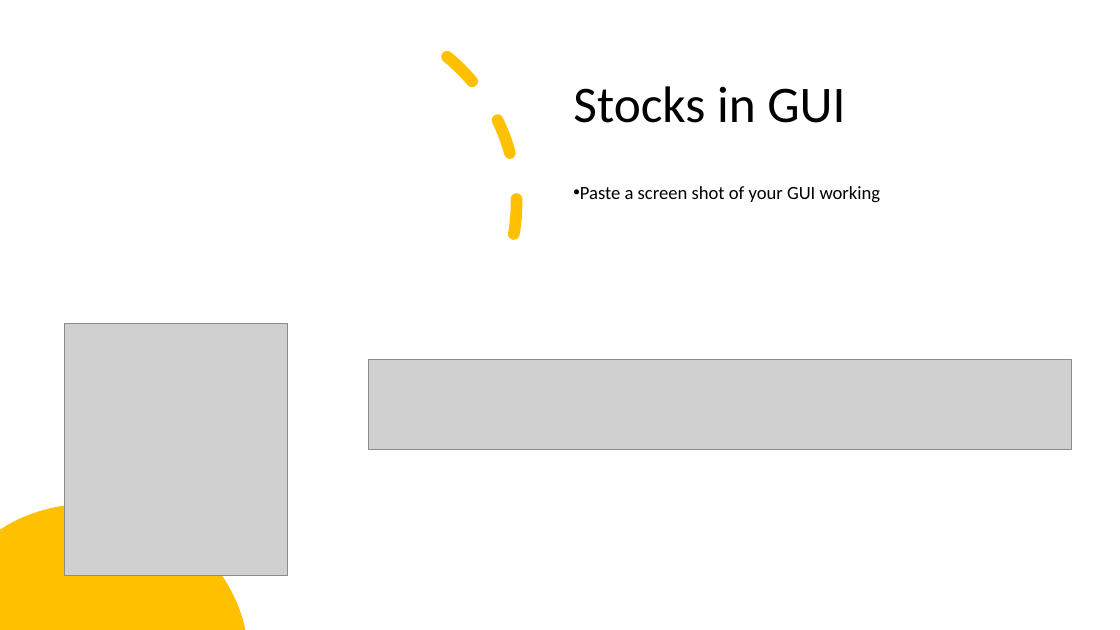
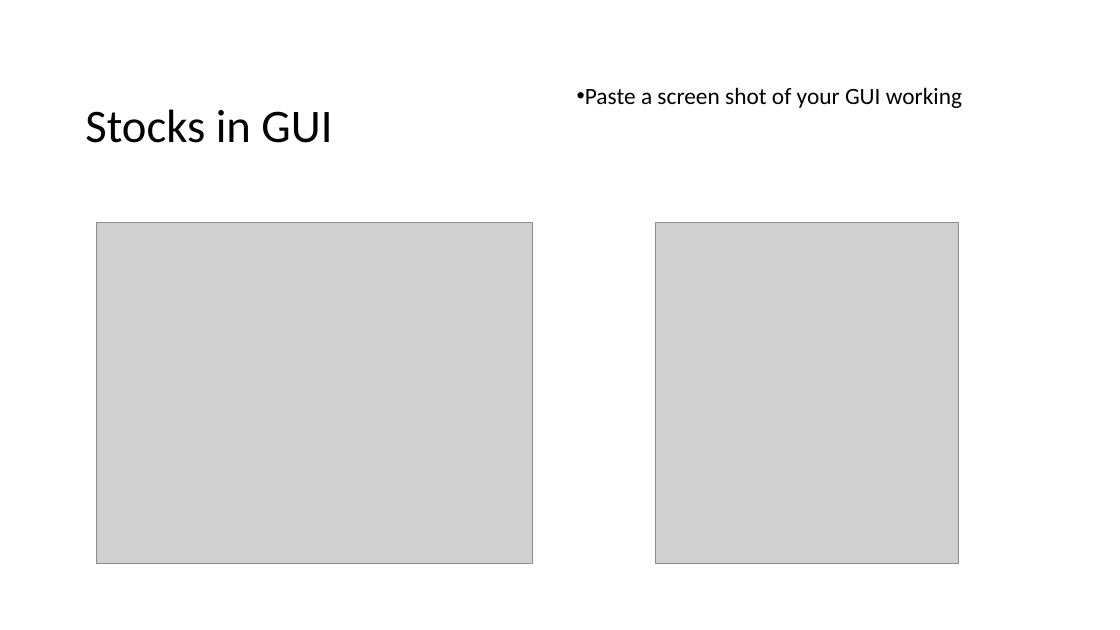
Before and after one commit to Jayy-blip/CEIS150-GUI-, a slide deck: slide 3 of CEIS150 Project Template Module Deliverable Week 7 GUI.pptx. Drawn at 1120x630 pixels with LibreOffice and Linux fonts; fonts in the diff are those of the drawing; grey boxes stand for pictures. Boxes give left, top, right and bottom in pixels: in the first picture for what was removed or moved away, otherwise in the second. Text is boxed around its words. In the diff, an @@ line names an element or a change of style, - is before the commit and + after.

```diff
--- a/CEIS150 Project Template Module Deliverable Week 7 GUI.pptx
+++ b/CEIS150 Project Template Module Deliverable Week 7 GUI.pptx
@@ arc (boxed as its full ellipse) removed at [92,0,566,440] @@
@@ title "Stocks in GUI": place and size @@
-title "Stocks in GUI" at [573,86,845,123]
+title "Stocks in GUI" at [85,109,332,143]
@@ title "Stocks in GUI" at [85,109,332,143]: size 44 to 40 pt @@
@@ text "Paste a screen shot of ...": place and size @@
-text "Paste a screen shot of ..." at [580,186,881,203]
+text "Paste a screen shot of ..." at [585,87,962,108]
@@ text "Paste a screen shot of ..." at [585,87,962,108]: size 16 to 20 pt; vertical alignment top to middle @@
@@ picture added at [97,223,533,564] @@
@@ picture: place and size @@
-picture at [64,324,287,576]
+picture at [655,223,959,564]
@@ picture removed at [368,360,1071,450] @@
@@ freeform shape removed at [0,504,245,630] @@
```
Also in this commit, not shown: 2 other slides changed.
